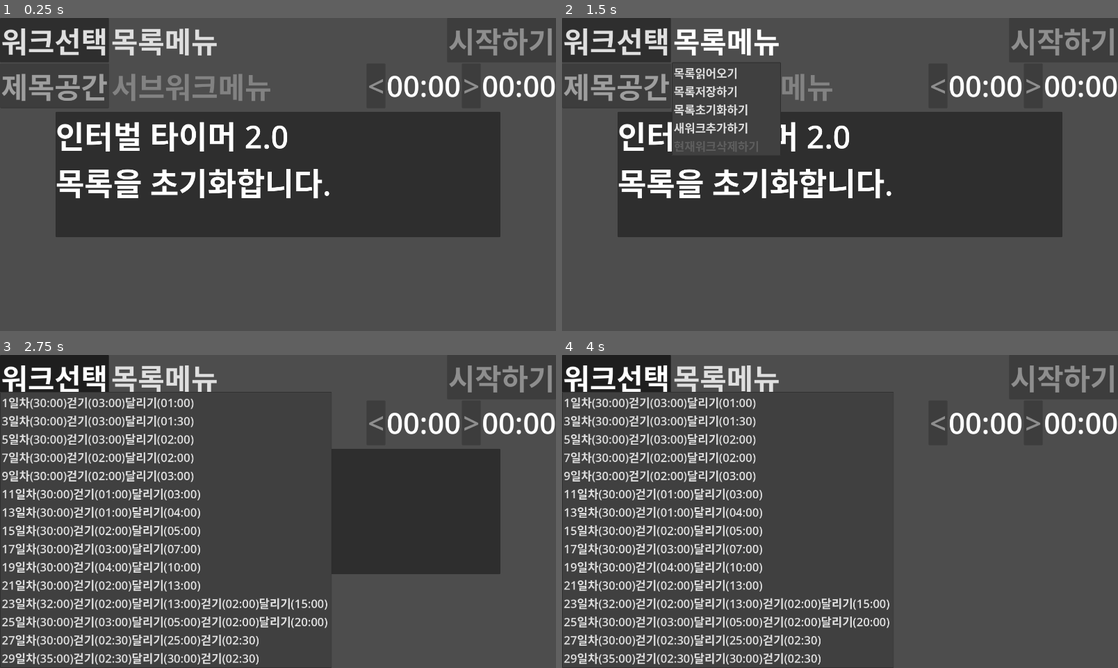
Above: before the commit, frames 1-4 (two rows, left to right).
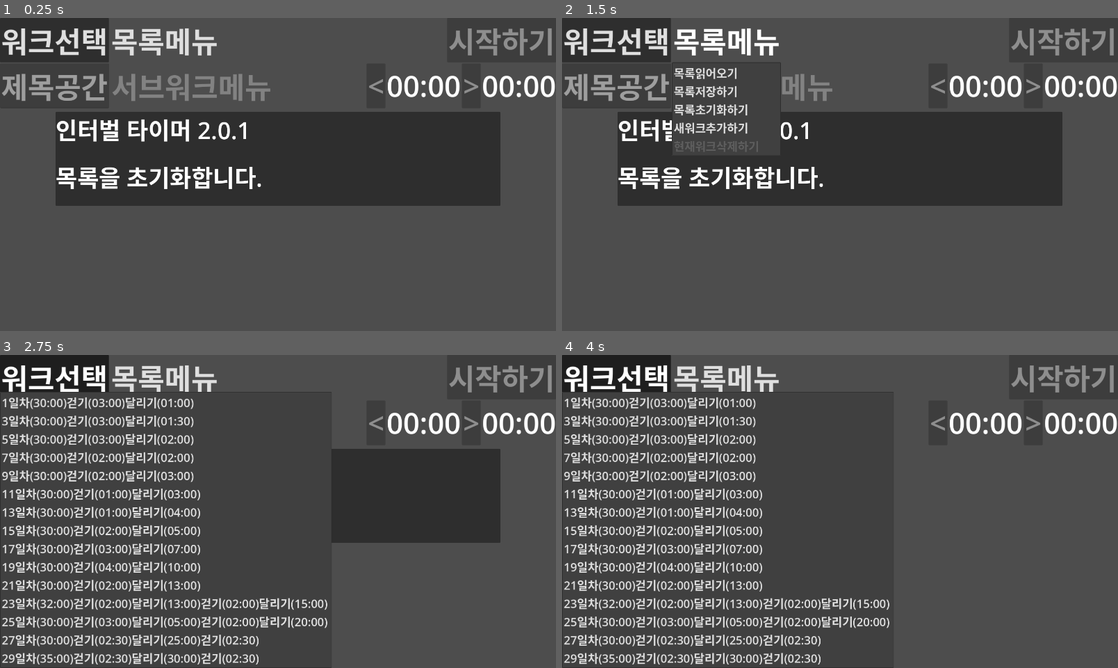
Above: after the commit, the same moments.

Repository: kasworld/maranic
Game: Godot game, scene res://main.tscn
Same seed, same stepped clock (60 frames per second), same inputs: the game is played once before the commit and once after it.
Inputs:
- Up to frame 1 (0.25 s): no input
- Up to frame 2 (1.5 s): click "워크선택" at 0.5 s; click "목록메뉴" at 1.25 s
- Up to frame 3 (2.75 s): click "워크선택" at 2 s
- Up to frame 4 (4 s): click "목록메뉴" at 2.75 s; click "워크선택" at 3.5 s

The runs differ from the first frame. In frame 1, 12% of the frame differs, in the area x 10-90%, y 32-70%; in frame 2, 11%; in frame 3, 3.0%; in frame 4, nothing differs.

Commit message:
update timedmessage

Diff:
--- a/main.gd
+++ b/main.gd
@@ -21,8 +21,8 @@
 # Called when the node enters the scene tree for the first time.
 func _ready() -> void:
 	var vp_rect = get_viewport_rect()
-	var msgrect = Rect2( vp_rect.size.x * 0.1 ,vp_rect.size.y * 0.3 , vp_rect.size.x * 0.8 , vp_rect.size.y * 0.4   )
-	$TimedMessage.init(msgrect, tr("인터벌 타이머 2.0"))
+	var msgrect = Rect2( vp_rect.size.x * 0.1 ,vp_rect.size.y * 0.3 , vp_rect.size.x * 0.8 , vp_rect.size.y * 0.3 )
+	$TimedMessage.init(msgrect, tr("인터벌 타이머 2.0.1"))
 	WorkListMenuButton.get_popup().theme = preload("res://menulist_theme.tres")
 	CmdMenuButton.get_popup().theme = preload("res://menulist_theme.tres")
 	reset_work_list()
--- a/timed_message/timed_message.gd
+++ b/timed_message/timed_message.gd
@@ -4,7 +4,7 @@
 	position = rt.position
 	size = rt.size
 	$VBoxContainer/VersionLabel.text = ver
-	theme.default_font_size = rt.size.y /4
+	theme.default_font_size = rt.size.y / 4
 
 func show_message(msg :String, sec :float = 3)->void:
 	$VBoxContainer/Label.text = msg
--- a/timed_message/timed_message.tscn
+++ b/timed_message/timed_message.tscn
@@ -18,10 +18,12 @@
 
 [node name="VersionLabel" type="Label" parent="VBoxContainer"]
 layout_mode = 2
+size_flags_vertical = 3
 text = "version string here"
 
 [node name="Label" type="RichTextLabel" parent="VBoxContainer"]
 layout_mode = 2
 size_flags_vertical = 3
+fit_content = true
 
 [connection signal="timeout" from="Timer" to="." method="_on_timer_timeout"]
